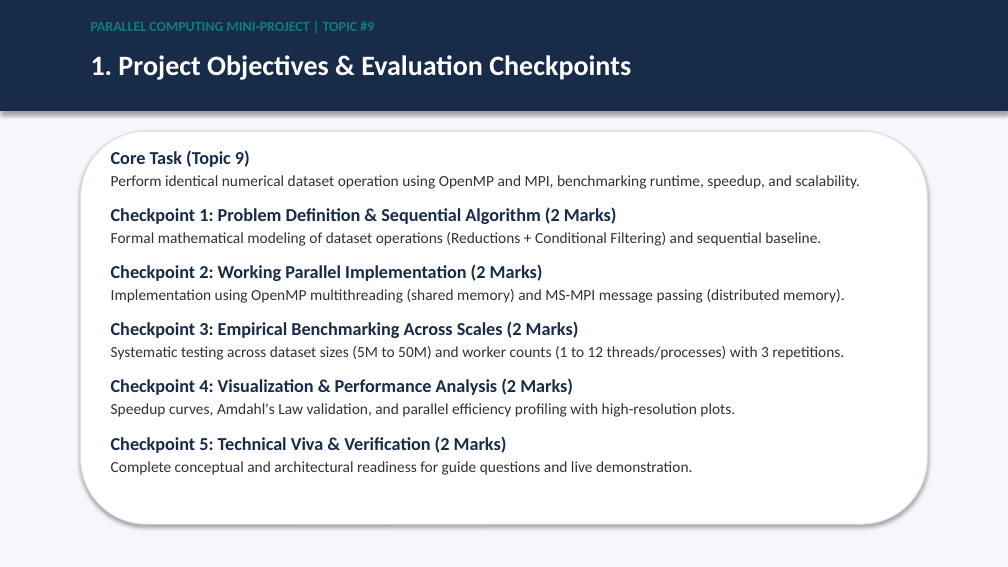
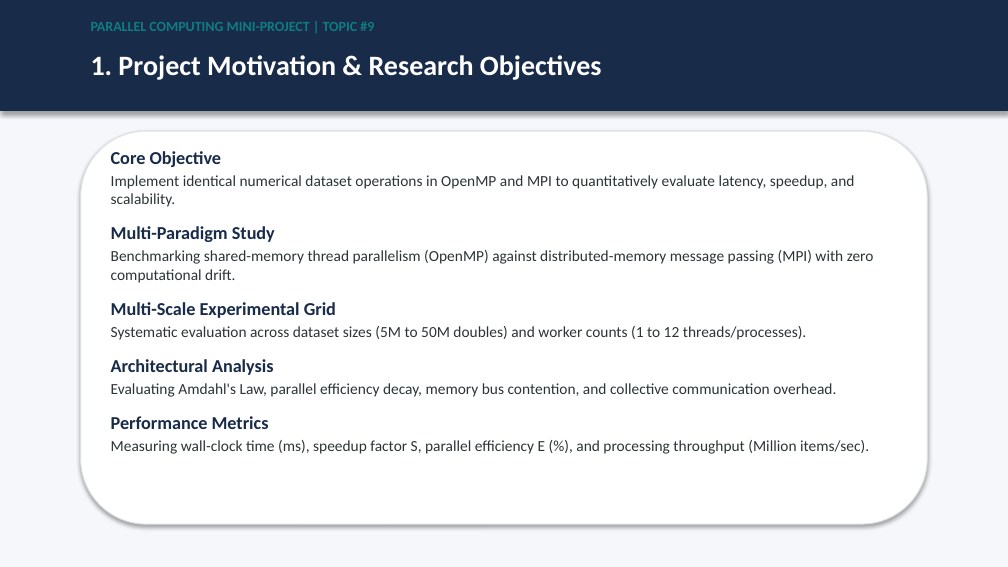
Before and after one commit to vinayhiremath440/openmp-vs-mpi-data-processing, a slide deck: slide 2 of presentation/OpenMP_vs_MPI_Data_Processing.pptx. Drawn at 1008x567 pixels with LibreOffice and Linux fonts; fonts in the diff are those of the drawing. Boxes give left, top, right and bottom in pixels: in the first picture for what was removed or moved away, otherwise in the second. Text is boxed around its words. In the diff, an @@ line names an element or a change of style, - is before the commit and + after.

```diff
--- a/presentation/OpenMP_vs_MPI_Data_Processing.pptx
+++ b/presentation/OpenMP_vs_MPI_Data_Processing.pptx
@@ text at <box>91,55,602,80</box>: text changed @@
-1. Project Objectives & Evaluation Checkpoints
+1. Project Motivation & Research Objectives
@@ text at <box>111,151,874,454</box>: text changed @@
-Core Task (Topic 9)
-Perform identical numerical dataset operation using OpenMP and MPI, benchmarking runtime, speedup, and scalability.
-Checkpoint 1: Problem Definition & Sequential Algorithm (2 Marks)
-Formal mathematical modeling of dataset operations (Reductions + Conditional Filtering) and sequential baseline.
-Checkpoint 2: Working Parallel Implementation (2 Marks)
-Implementation using OpenMP multithreading (shared memory) and MS-MPI message passing (distributed memory).
-Checkpoint 3: Empirical Benchmarking Across Scales (2 Marks)
-Systematic testing across dataset sizes (5M to 50M) and worker counts (1 to 12 threads/processes) with 3 repetitions.
-Checkpoint 4: Visualization & Performance Analysis (2 Marks)
-Speedup curves, Amdahl's Law validation, and parallel efficiency profiling with high-resolution plots.
-Checkpoint 5: Technical Viva & Verification (2 Marks)
-Complete conceptual and architectural readiness for guide questions and live demonstration.
+Core Objective
+Implement identical numerical dataset operations in OpenMP and MPI to quantitatively evaluate latency, speedup, and scalability.
+Multi-Paradigm Study
+Benchmarking shared-memory thread parallelism (OpenMP) against distributed-memory message passing (MPI) with zero computational drift.
+Multi-Scale Experimental Grid
+Systematic evaluation across dataset sizes (5M to 50M doubles) and worker counts (1 to 12 threads/processes).
+Architectural Analysis
+Evaluating Amdahl's Law, parallel efficiency decay, memory bus contention, and collective communication overhead.
+Performance Metrics
+Measuring wall-clock time (ms), speedup factor S, parallel efficiency E (%), and processing throughput (Million items/sec).
```
Also in this commit, not shown: 2 other slides changed, 6 other files.
